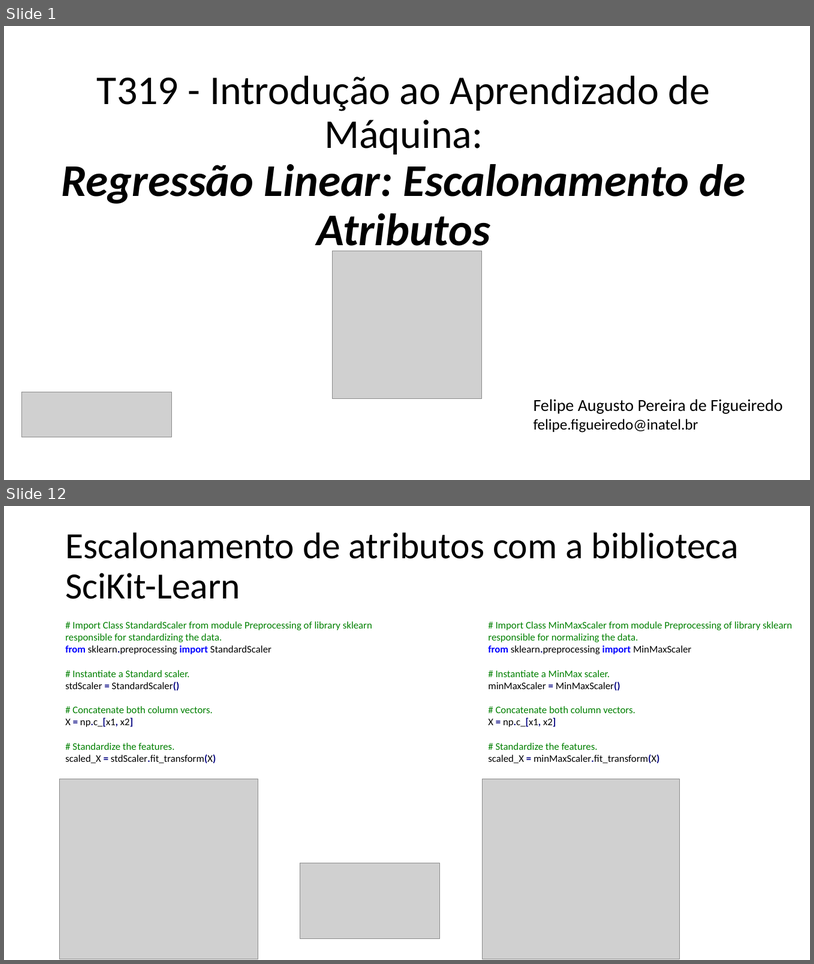
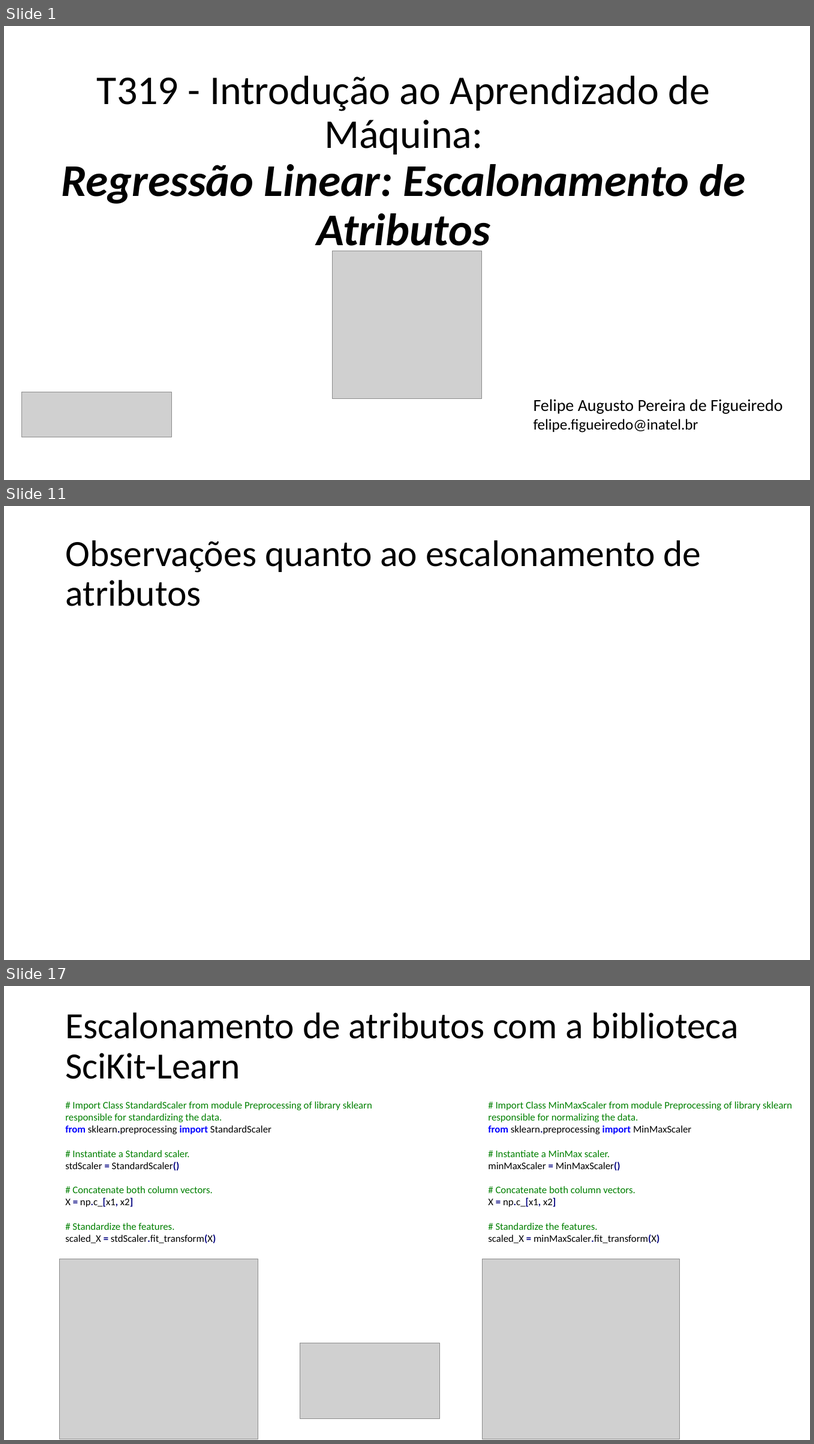
Before and after one commit to zz4fap/t319_aprendizado_de_maquina, a slide deck: slides/T319_Regressão_Linear (Escalonamento de Atributos).pptx. Shown one above the other, each under a label of ours: slides 1 and 12 before the commit, slides 1, 11 and 17 after it; the slides between them are not shown. The pictures are 814x964 and 814x1444 pixels, drawn with LibreOffice and Linux fonts; fonts in the diff are those of the drawing; grey boxes stand for pictures. Boxes give left, top, right and bottom in pixels: in the first picture for what was removed or moved away, otherwise in the second. Text is boxed around its words. In the diff, an @@ line names an element or a change of style, - is before the commit and + after.

```diff
--- a/slides/T319_Regressão_Linear (Escalonamento de Atributos).pptx
+++ b/slides/T319_Regressão_Linear (Escalonamento de Atributos).pptx
@@ slide 11 added at (4,506,810,960), background #FFFFFF @@
@@ title added at (65,540,702,606), 44 pt, text #000000 @@
+Observações quanto ao escalonamento de atributos
@@ what was slide 12 is now slide 17 @@
```
Also in this commit, not shown: 10 slides changed, 4 other slides added, 1 other file.
